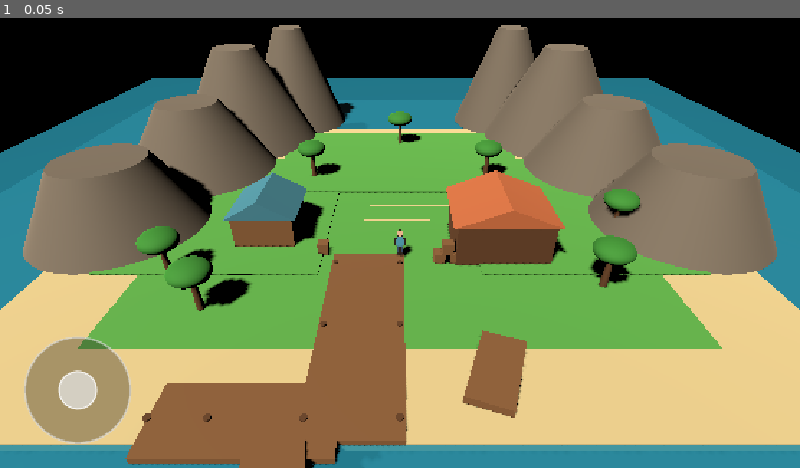
Above: before the commit, frame 1.
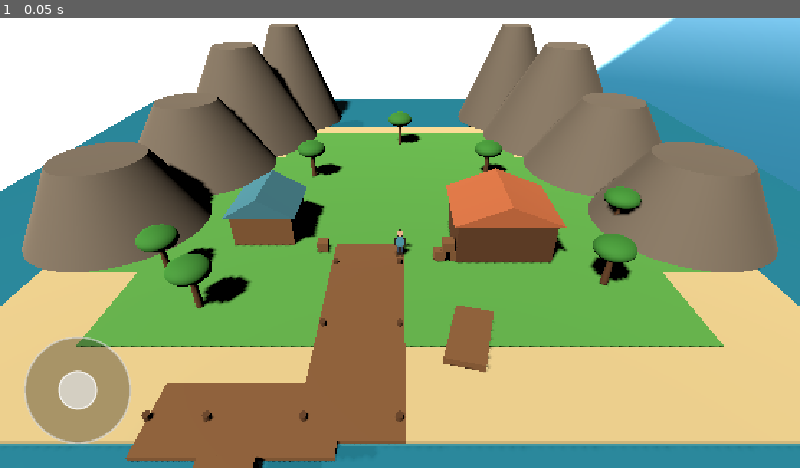
Above: after the commit, the same moment.

Repository: aohmn/GameDemo
Game: Godot game, scene res://scenes/boot/main.tscn
The game is run twice, just before and just after one commit, with the same random seed, the same clock (stepped at 60 frames per second) and the same inputs.
Inputs:
- Up to frame 1 (0.05 s): no input

The runs differ from the first frame. In frame 1, 25% of the frame differs, in the area x 0-100%, y 0-100%.

Commit message:
Thêm module Sky Dome procedural và sửa lỗi cửa biển, collision map đảo

Diff:
--- a/maps/harbor_island/map.gd
+++ b/maps/harbor_island/map.gd
@@ -8,6 +8,11 @@
 const WOOD_DARK: Color = Color(0.40, 0.26, 0.16)
 const ROOF_COLOR: Color = Color(0.82, 0.45, 0.28)
 const LEAF_COLOR: Color = Color(0.24, 0.58, 0.22)
+
+# Layer 1: Môi trường / Địa hình chung
+# Layer 2: Ranh giới chặn người chơi (Player Barrier) - không cản thuyền
+const LAYER_WORLD: int = 1
+const LAYER_BARRIER: int = 2
 
 
 func _ready() -> void:
@@ -57,43 +62,37 @@
     water_node.material_override = water_mat
     add_child(water_node)
 
-    # Đáy biển sâu - không dùng collider ở đây để tránh làm sàn đi bộ ảo dưới nước
+    # Đáy biển sâu - không dùng collider để tránh làm sàn đi bộ ảo dưới nước
     var seabed_pos := Vector3(0.0, -4.0, 0.0)
     var seabed_size := Vector3(80.0, 1.0, 80.0)
     _box("Seabed", seabed_pos, seabed_size, Color(0.12, 0.35, 0.42))
 
 
 func _make_island_terrain() -> void:
-    # Bờ biển bãi cát bao quanh (mặt trên y = 0.0)
-    var beach_pos := Vector3(0.0, -0.25, 4.0)
-    var beach_size := Vector3(44.0, 0.5, 38.0)
+    var beach_pos := Vector3(0.0, -0.2, 4.0)
+    var beach_size := Vector3(44.0, 0.4, 38.0)
     _box("SandyBeach", beach_pos, beach_size, SAND_COLOR)
-    _add_box_collider("BeachCollision", beach_pos, beach_size)
-
-    # Cao nguyên cỏ trung tâm (mặt trên y = 0.0, khớp vị trí spawn y=0.05 của Player)
+    _add_box_collider("BeachCollision", beach_pos, beach_size, LAYER_WORLD)
+
     var plateaus: Array[Dictionary] = [
-        {"name": "PlateauCenter", "pos": Vector3(0.0, -0.2, 7.0), "size": Vector3(32.0, 0.4, 22.0)},
-        {"name": "PlateauNorth", "pos": Vector3(0.0, -0.1, -6.0), "size": Vector3(22.0, 0.6, 14.0)},
-        {"name": "PlateauWest", "pos": Vector3(-12.0, -0.15, 3.0), "size": Vector3(14.0, 0.5, 18.0)},
-        {"name": "PlateauEast", "pos": Vector3(12.0, -0.15, 3.0), "size": Vector3(14.0, 0.5, 18.0)},
+        {"name": "PlateauCenter", "pos": Vector3(0.0, 0.01, 7.0), "size": Vector3(32.0, 0.02, 22.0)},
+        {"name": "PlateauNorth", "pos": Vector3(0.0, 0.01, -6.0), "size": Vector3(22.0, 0.02, 14.0)},
+        {"name": "PlateauWest", "pos": Vector3(-12.0, 0.01, 3.0), "size": Vector3(14.0, 0.02, 18.0)},
+        {"name": "PlateauEast", "pos": Vector3(12.0, 0.01, 3.0), "size": Vector3(14.0, 0.02, 18.0)},
     ]
     for p in plateaus:
         _box(p["name"], p["pos"], p["size"], GRASS_COLOR)
-        _add_box_collider(p["name"] + "Col", p["pos"], p["size"])
 
 
 func _make_mountains() -> void:
-    # Dãy núi và vách đá bao quanh vịnh, chừa cửa biển rộng 12m ở chính Bắc (-6 <= X <= 6, Z < -15)
     var cliffs: Array[Dictionary] = [
-        # Dãy núi phía Tây
         {"pos": Vector3(-18.0, 3.0, -4.0), "r_top": 2.5, "r_bot": 6.5, "h": 6.0},
         {"pos": Vector3(-16.0, 4.5, -12.0), "r_top": 2.0, "r_bot": 7.0, "h": 9.0},
-        {"pos": Vector3(-12.0, 5.0, -18.0), "r_top": 1.5, "r_bot": 5.5, "h": 10.0},
+        {"pos": Vector3(-12.5, 5.0, -18.5), "r_top": 1.5, "r_bot": 5.5, "h": 10.0},
         {"pos": Vector3(-20.0, 2.5, 6.0), "r_top": 3.0, "r_bot": 6.0, "h": 5.0},
-        # Dãy núi phía Đông
         {"pos": Vector3(18.0, 3.0, -4.0), "r_top": 2.5, "r_bot": 6.5, "h": 6.0},
         {"pos": Vector3(16.0, 4.5, -12.0), "r_top": 2.0, "r_bot": 7.0, "h": 9.0},
-        {"pos": Vector3(12.0, 5.0, -18.0), "r_top": 1.5, "r_bot": 5.5, "h": 10.0},
+        {"pos": Vector3(12.5, 5.0, -18.5), "r_top": 1.5, "r_bot": 5.5, "h": 10.0},
         {"pos": Vector3(20.0, 2.5, 6.0), "r_top": 3.0, "r_bot": 6.0, "h": 5.0},
     ]
 
@@ -110,6 +109,7 @@
         var body := StaticBody3D.new()
         body.name = name_str + "Col"
         body.position = c["pos"]
+        body.collision_layer = LAYER_WORLD
         var col := CollisionShape3D.new()
         var shape := CylinderShape3D.new()
         shape.radius = c["r_bot"] * 0.85
@@ -120,17 +120,20 @@
 
 
 func _make_pier_and_harbor() -> void:
-    # Cầu tàu vươn từ bờ cát (z=10 đến z=23) tạo kết nối liền mạch với đất liền
-    var main_pier_pos := Vector3(-2.0, 0.05, 16.5)
-    var main_pier_size := Vector3(4.5, 0.3, 13.0)
+    var main_pier_pos := Vector3(-2.0, -0.05, 16.5)
+    var main_pier_size := Vector3(4.5, 0.2, 13.0)
     _box("MainPierPlanks", main_pier_pos, main_pier_size, WOOD_COLOR)
-    _add_box_collider("MainPierCol", main_pier_pos, main_pier_size)
-
-    # Cầu tàu ngang chữ T bến đỗ thuyền
-    var t_pier_pos := Vector3(-6.5, 0.05, 22.0)
-    var t_pier_size := Vector3(8.0, 0.3, 3.5)
+    _add_box_collider("MainPierCol", main_pier_pos, main_pier_size, LAYER_WORLD)
+
+    var ramp_pos := Vector3(-2.0, -0.02, 9.5)
+    var ramp_size := Vector3(4.5, 0.08, 1.2)
+    _box("PierRamp", ramp_pos, ramp_size, WOOD_COLOR)
+    _add_box_collider("PierRampCol", ramp_pos, ramp_size, LAYER_WORLD)
+
+    var t_pier_pos := Vector3(-6.5, -0.05, 22.0)
+    var t_pier_size := Vector3(8.0, 0.2, 3.5)
     _box("TPierPlanks", t_pier_pos, t_pier_size, WOOD_COLOR)
-    _add_box_collider("TPierCol", t_pier_pos, t_pier_size)
+    _add_box_collider("TPierCol", t_pier_pos, t_pier_size, LAYER_WORLD)
 
     # Cọc gỗ cầu tàu
     var post_positions: Array[Vector3] = [
@@ -146,9 +149,9 @@
         post.height = 1.4
         _mesh("PierPost", post, p, WOOD_DARK)
 
-    # Thuyền gỗ neo đậu
-    _boat("DockedBoat1", Vector3(-4.5, 0.05, 25.5), Vector3(2.4, 0.8, 4.5), 10.0)
-    _boat("DockedBoat2", Vector3(4.5, 0.05, 19.5), Vector3(2.2, 0.75, 4.2), -20.0)
+    # Thuyền gỗ neo đậu bên cạnh cầu tàu (cách cầu tàu khoảng cách an toàn, không chồng lấn collider)
+    _boat("DockedBoat1", Vector3(-6.5, 0.05, 25.5), Vector3(2.2, 0.8, 3.2), 0.0)
+    _boat("DockedBoat2", Vector3(3.5, 0.05, 17.5), Vector3(2.0, 0.75, 3.8), -15.0)
 
 
 func _boat(b_name: String, pos: Vector3, size: Vector3, rot_y: float) -> void:
@@ -166,6 +169,7 @@
     body.name = b_name + "Col"
     body.position = pos
     body.rotation_degrees.y = rot_y
+    body.collision_layer = LAYER_WORLD
     var col := CollisionShape3D.new()
     var shape := BoxShape3D.new()
     shape.size = size
@@ -182,22 +186,21 @@
         Vector3(2.5, 0.35, 10.5), Vector3(3.5, 0.35, 10.5),
         Vector3(3.0, 1.05, 10.5), Vector3(-5.0, 0.35, 9.5)
     ]
-    var c_idx := 0
+    var idx := 0
     for cr in crates:
-        c_idx += 1
+        idx += 1
         var sz := Vector3(0.7, 0.7, 0.7)
-        _box("Crate_" + str(c_idx), cr, sz, WOOD_COLOR)
-        _add_box_collider("CrateCol_" + str(c_idx), cr, sz)
+        _box("Crate_" + str(idx), cr, sz, WOOD_COLOR)
+        _add_box_collider("CrateCol_" + str(idx), cr, sz, LAYER_WORLD)
 
 
 func _building(b_name: String, pos: Vector3, size: Vector3, wall_color: Color, roof_color: Color) -> void:
     _box(b_name + "Wall", pos, size, wall_color)
-    _add_box_collider(b_name + "Col", pos, size)
+    _add_box_collider(b_name + "Col", pos, size, LAYER_WORLD)
 
     var roof := PrismMesh.new()
     roof.size = Vector3(size.x + 0.6, 1.3, size.z + 0.6)
-    var roof_pos := pos + Vector3(0.0, size.y * 0.5 + 0.65, 0.0)
-    _mesh(b_name + "Roof", roof, roof_pos, roof_color)
+    _mesh(b_name + "Roof", roof, pos + Vector3(0.0, size.y * 0.5 + 0.65, 0.0), roof_color)
 
 
 func _make_tropical_trees() -> void:
@@ -206,9 +209,9 @@
         Vector3(-11.0, 0.0, 15.0),
         Vector3(12.0, 0.0, 13.0),
         Vector3(15.0, 0.0, 7.0),
-        Vector3(7.5, 0.2, -2.0),
-        Vector3(-7.5, 0.2, -2.0),
-        Vector3(0.0, 0.2, -10.0),
+        Vector3(7.5, 0.0, -2.0),
+        Vector3(-7.5, 0.0, -2.0),
+        Vector3(0.0, 0.0, -10.0),
     ]
 
     var t_idx := 0
@@ -228,6 +231,7 @@
         var body := StaticBody3D.new()
         body.name = "TreeCol_" + str(t_idx)
         body.position = loc + Vector3(0.0, 1.2, 0.0)
+        body.collision_layer = LAYER_WORLD
         var col := CollisionShape3D.new()
         var shape := CylinderShape3D.new()
         shape.radius = 0.25
@@ -238,31 +242,28 @@
 
 
 func _make_island_boundaries() -> void:
-    # Ranh giới ngăn Player rơi khỏi mép đảo và cầu tàu
     var wall_h := 3.0
     var bounds: Array[Dictionary] = [
-        # Mép ngoài đại dương phía Tây và Đông
         {"name": "BoundWest", "pos": Vector3(-23.0, 1.5, 3.0), "size": Vector3(1.0, wall_h, 40.0)},
         {"name": "BoundEast", "pos": Vector3(23.0, 1.5, 3.0), "size": Vector3(1.0, wall_h, 40.0)},
-        # Mép bờ Nam (khu mặt nước bến cảng hai bên cầu tàu)
         {"name": "BoundSouthLeft", "pos": Vector3(-16.0, 1.5, 23.5), "size": Vector3(14.0, wall_h, 1.0)},
         {"name": "BoundSouthRight", "pos": Vector3(11.0, 1.5, 23.5), "size": Vector3(24.0, wall_h, 1.0)},
-        # Lan can vô hình giới hạn đầu cầu tàu và rìa cầu tàu T
         {"name": "BoundPierTNorth", "pos": Vector3(-6.5, 1.5, 20.0), "size": Vector3(5.0, wall_h, 0.5)},
         {"name": "BoundPierTSouth", "pos": Vector3(-6.5, 1.5, 24.0), "size": Vector3(8.5, wall_h, 0.5)},
         {"name": "BoundPierTWest", "pos": Vector3(-11.0, 1.5, 22.0), "size": Vector3(0.5, wall_h, 4.0)},
         {"name": "BoundPierTEast", "pos": Vector3(0.5, 1.5, 17.5), "size": Vector3(0.5, wall_h, 13.0)},
-        # Cửa biển phía Bắc: vách ranh giới ngăn rơi ra biển sâu
-        {"name": "BoundNorthChannel", "pos": Vector3(0.0, 1.5, -15.5), "size": Vector3(14.0, wall_h, 1.0)},
+        {"name": "BoundCoastNorthL", "pos": Vector3(-9.0, 1.5, -15.5), "size": Vector3(6.0, wall_h, 1.0)},
+        {"name": "BoundCoastNorthR", "pos": Vector3(9.0, 1.5, -15.5), "size": Vector3(6.0, wall_h, 1.0)},
     ]
     for b in bounds:
-        _add_box_collider(b["name"], b["pos"], b["size"])
-
-
-func _add_box_collider(node_name: String, pos: Vector3, size: Vector3) -> void:
+        _add_box_collider(b["name"], b["pos"], b["size"], LAYER_BARRIER)
+
+
+func _add_box_collider(node_name: String, pos: Vector3, size: Vector3, layer: int = LAYER_WORLD) -> void:
     var body := StaticBody3D.new()
     body.name = node_name
     body.position = pos
+    body.collision_layer = layer
 
     var collision := CollisionShape3D.new()
     var shape := BoxShape3D.new()
--- /dev/null
+++ b/modules/sky_dome/assets/sky_dome.gdshader
@@ -0,0 +1,89 @@
+shader_type spatial;
+render_mode unshaded, cull_front, depth_draw_never;
+
+uniform vec4 sky_top_color : source_color = vec4(0.12, 0.42, 0.78, 1.0);
+uniform vec4 sky_horizon_color : source_color = vec4(0.55, 0.78, 0.92, 1.0);
+uniform vec4 ground_color : source_color = vec4(0.20, 0.52, 0.65, 1.0);
+uniform vec4 sun_color : source_color = vec4(1.0, 0.95, 0.82, 1.0);
+uniform vec4 cloud_color : source_color = vec4(0.98, 0.98, 1.0, 1.0);
+
+uniform vec3 sun_direction = vec3(-0.55, 0.72, -0.42);
+uniform float sun_size = 0.04;
+uniform float sun_blur = 0.015;
+uniform float cloud_coverage = 0.45;
+uniform float cloud_speed = 0.012;
+
+// Hàm hash procedural 2D nhẹ không cần texture
+vec2 hash2(vec2 p) {
+    p = vec2(dot(p, vec2(127.1, 311.7)), dot(p, vec2(269.5, 183.3)));
+    return -1.0 + 2.0 * fract(sin(p) * 43758.5453123);
+}
+
+// 2D Perlin-like Value Noise không vòng lặp nặng
+float noise2d(vec2 p) {
+    vec2 i = floor(p);
+    vec2 f = fract(p);
+    vec2 u = f * f * (3.0 - 2.0 * f);
+
+    float n00 = dot(hash2(i + vec2(0.0, 0.0)), f - vec2(0.0, 0.0));
+    float n10 = dot(hash2(i + vec2(1.0, 0.0)), f - vec2(1.0, 0.0));
+    float n01 = dot(hash2(i + vec2(0.0, 1.0)), f - vec2(0.0, 1.0));
+    float n11 = dot(hash2(i + vec2(1.0, 1.0)), f - vec2(1.0, 1.0));
+
+    return mix(mix(n00, n10, u.x), mix(n01, n11, u.x), u.y);
+}
+
+// FBM 2 tầng nhẹ nhàng cho mobile
+float fbm(vec2 p) {
+    float v = 0.0;
+    v += 0.65 * noise2d(p);
+    v += 0.35 * noise2d(p * 2.1 + vec2(1.2, 3.4));
+    return v * 0.5 + 0.5;
+}
+
+varying vec3 v_world_normal;
+
+void vertex() {
+    v_world_normal = normalize(VERTEX);
+}
+
+void fragment() {
+    vec3 dir = normalize(v_world_normal);
+
+    // 1. Gradient bầu trời nhiệt đới
+    float h = clamp(dir.y, -0.2, 1.0);
+    vec3 sky;
+    if (h >= 0.0) {
+        float factor = pow(1.0 - h, 1.8);
+        sky = mix(sky_top_color.rgb, sky_horizon_color.rgb, factor);
+    } else {
+        float factor = clamp(-h * 5.0, 0.0, 1.0);
+        sky = mix(sky_horizon_color.rgb, ground_color.rgb, factor);
+    }
+
+    // 2. Vùng sáng chân trời
+    float horizon_glow = pow(1.0 - abs(dir.y), 6.0) * 0.25;
+    sky += sky_horizon_color.rgb * horizon_glow;
+
+    // 3. Mặt trời procedural
+    vec3 sun_dir_norm = normalize(sun_direction);
+    float sun_dot = max(dot(dir, sun_dir_norm), 0.0);
+    float sun_disc = 1.0 - smoothstep(1.0 - sun_size, 1.0 - sun_size + sun_blur, 1.0 - sun_dot);
+    float sun_halo = pow(sun_dot, 32.0) * 0.45;
+    vec3 final_color = sky + sun_color.rgb * (sun_disc + sun_halo);
+
+    // 4. Mây procedural trên vòm trời (chỉ sinh khi dir.y > 0.08)
+    if (dir.y > 0.08) {
+        vec2 sky_uv = (dir.xz / (dir.y + 0.25)) * 1.8;
+        vec2 cloud_uv = sky_uv + vec2(TIME * cloud_speed, TIME * cloud_speed * 0.4);
+        float cloud_val = fbm(cloud_uv);
+
+        float cloud_mask = smoothstep(1.0 - cloud_coverage, 1.0 - cloud_coverage + 0.25, cloud_val);
+        float fade = smoothstep(0.08, 0.35, dir.y);
+        cloud_mask *= fade;
+
+        final_color = mix(final_color, cloud_color.rgb, cloud_mask * 0.75);
+    }
+
+    ALBEDO = final_color;
+}
--- /dev/null
+++ b/modules/sky_dome/logic/sky_dome.gd
@@ -0,0 +1,47 @@
+extends Node3D
+
+const SKY_SHADER: Shader = preload("res://modules/sky_dome/assets/sky_dome.gdshader")
+const DOME_RADIUS: float = 200.0
+
+var _target: Node3D
+var _mesh_instance: MeshInstance3D
+var _shader_material: ShaderMaterial
+
+
+func _ready() -> void:
+    _create_dome_mesh()
+
+
+func _process(_delta: float) -> void:
+    if is_instance_valid(_target):
+        global_position = _target.global_position
+
+
+func set_follow_target(target: Node3D) -> void:
+    _target = target
+    if is_instance_valid(_target):
+        global_position = _target.global_position
+
+
+func get_shader_material() -> ShaderMaterial:
+    return _shader_material
+
+
+func _create_dome_mesh() -> void:
+    _mesh_instance = MeshInstance3D.new()
+    _mesh_instance.name = "DomeMesh"
+
+    var sphere := SphereMesh.new()
+    sphere.radius = DOME_RADIUS
+    sphere.height = DOME_RADIUS * 2.0
+    sphere.radial_segments = 32
+    sphere.rings = 16
+    _mesh_instance.mesh = sphere
+
+    _shader_material = ShaderMaterial.new()
+    _shader_material.shader = SKY_SHADER
+    _mesh_instance.material_override = _shader_material
+
+    # Tắt cast shadow và không nhận ánh sáng để tối ưu hiệu năng
+    _mesh_instance.cast_shadow = GeometryInstance3D.SHADOW_CASTING_SETTING_OFF
+    add_child(_mesh_instance)
--- /dev/null
+++ b/modules/sky_dome/scenes/dev.gd
@@ -0,0 +1,62 @@
+extends Node3D
+
+const SKY_DOME_SCENE: PackedScene = preload("res://modules/sky_dome/scenes/sky_dome.tscn")
+
+var _camera: Camera3D
+var _sky_dome: Node3D
+
+
+func _ready() -> void:
+    _create_camera()
+    _create_sky_dome()
+    _create_ground()
+    _create_light()
+
+
+func _process(delta: float) -> void:
+    if _camera != null:
+        _camera.rotation.y += delta * 0.2
+
+
+func _create_camera() -> void:
+    _camera = Camera3D.new()
+    _camera.name = "DevCamera"
+    _camera.position = Vector3(0.0, 2.0, 0.0)
+    _camera.current = true
+    add_child(_camera)
+
+
+func _create_sky_dome() -> void:
+    var dome_node: Node = SKY_DOME_SCENE.instantiate()
+    _sky_dome = dome_node as Node3D
+    if _sky_dome == null:
+        dome_node.free()
+        push_error("SkyDome scene không phải Node3D.")
+        return
+
+    add_child(_sky_dome)
+    if _sky_dome.has_method("set_follow_target"):
+        _sky_dome.call("set_follow_target", _camera)
+
+
+func _create_ground() -> void:
+    var body := StaticBody3D.new()
+    body.name = "Ground"
+
+    var mesh_node := MeshInstance3D.new()
+    var plane := PlaneMesh.new()
+    plane.size = Vector2(40.0, 40.0)
+    mesh_node.mesh = plane
+
+    var mat := StandardMaterial3D.new()
+    mat.albedo_color = Color(0.35, 0.65, 0.45)
+    mesh_node.material_override = mat
+    body.add_child(mesh_node)
+
+    add_child(body)
+
+
+func _create_light() -> void:
+    var light := DirectionalLight3D.new()
+    light.rotation_degrees = Vector3(-45.0, -30.0, 0.0)
+    add_child(light)
--- /dev/null
+++ b/modules/sky_dome/scenes/dev.tscn
@@ -0,0 +1,6 @@
+[gd_scene load_steps=2 format=3]
+
+[ext_resource type="Script" path="res://modules/sky_dome/scenes/dev.gd" id="1"]
+
+[node name="SkyDomeDev" type="Node3D"]
+script = ExtResource("1")
--- /dev/null
+++ b/modules/sky_dome/scenes/sky_dome.tscn
@@ -0,0 +1,6 @@
+[gd_scene load_steps=2 format=3]
+
+[ext_resource type="Script" path="res://modules/sky_dome/logic/sky_dome.gd" id="1"]
+
+[node name="SkyDome" type="Node3D"]
+script = ExtResource("1")
--- a/scenes/boot/main.gd
+++ b/scenes/boot/main.gd
@@ -3,15 +3,18 @@
 const MAP_MANAGER_SCRIPT: Script = preload("res://scenes/boot/map_manager.gd")
 const PLAYER_SCENE_PATH: String = "res://modules/player/scenes/player.tscn"
 const JOYSTICK_SCENE_PATH: String = "res://presentation/joystick/joystick.tscn"
+const SKY_DOME_SCENE_PATH: String = "res://modules/sky_dome/scenes/sky_dome.tscn"
 
 var _map_manager: Node3D
 var _camera: Camera3D
 var _player: CharacterBody3D
 var _joystick: Node
+var _sky_dome: Node3D
 
 
 func _ready() -> void:
     _create_camera()
+    _create_sky_dome()
     _create_map_manager()
     _create_player()
     _create_joystick()
@@ -33,6 +36,31 @@
     _camera.fov = 55.0
     add_child(_camera)
     _camera.current = true
+
+
+func _create_sky_dome() -> void:
+    if not ResourceLoader.exists(SKY_DOME_SCENE_PATH):
+        push_warning("Không tìm thấy SkyDome scene.")
+        return
+
+    var resource: Resource = load(SKY_DOME_SCENE_PATH)
+    var scene := resource as PackedScene
+    if scene == null:
+        push_error("SkyDome scene không hợp lệ.")
+        return
+
+    var dome_node: Node = scene.instantiate()
+    _sky_dome = dome_node as Node3D
+    if _sky_dome == null:
+        dome_node.free()
+        push_error("SkyDome phải có node gốc Node3D.")
+        return
+
+    _sky_dome.name = "SkyDome"
+    add_child(_sky_dome)
+
+    if _sky_dome.has_method("set_follow_target") and _camera != null:
+        _sky_dome.call("set_follow_target", _camera)
 
 
 func _create_map_manager() -> void:
Not shown, added: modules/sky_dome/assets/sky_dome.gdshader.uid
Not shown, added: modules/sky_dome/logic/sky_dome.gd.uid
Not shown, added: modules/sky_dome/scenes/dev.gd.uid
Not shown, changed: CHANGELOG.md
